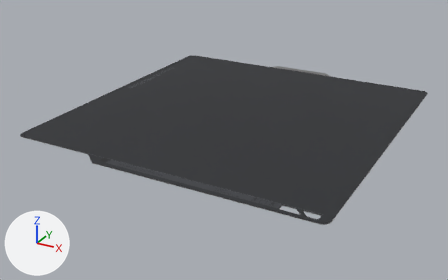
Renders of the glTF model packages/plugins/bambu/src/assets/x1c-high-temperature.glb from each side of a commit.
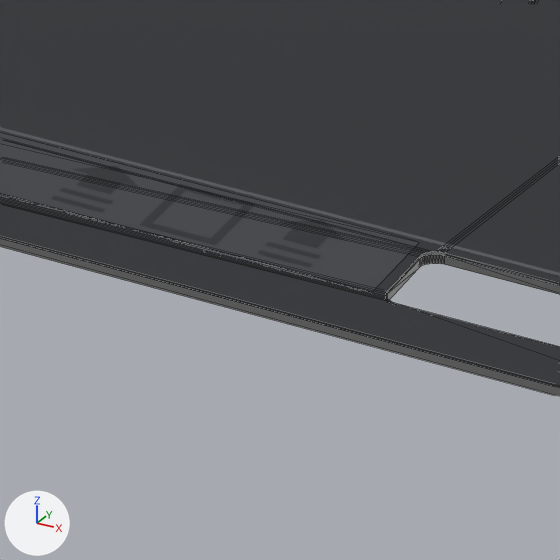
The first picture shows the older version from a 50 mm lens placed at (0.353, -0.311, 0.19), pointed at (0.12, 0.112, -0.022). The close-ups show the older and then the newer version on the part from 55% to 66% of the width and 66% to 83% of the height of that picture. Only the edits that show in the close-ups are written down. The lights are fixed; the arrows at lower left show +X, +Y and +Z. The close-ups show mesh edges as thin lines.

The first close-up shows 'marking-band', 'marking-ink', 'marking-text', 'steel', 'surface'.
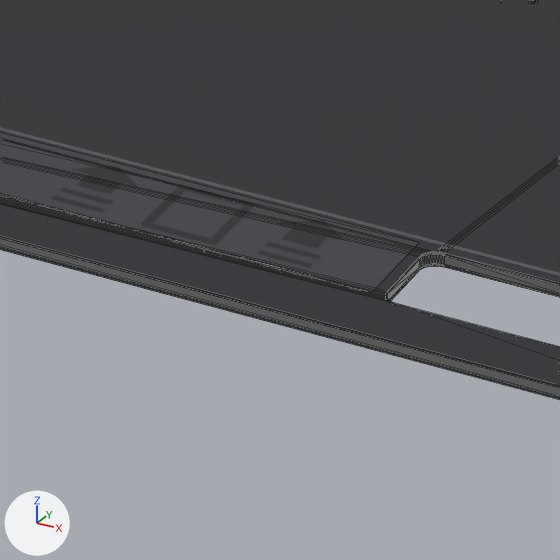
The change in detail:
Mesh me_underside is new.
It has 264 vertices, 532 faces and spans x -0.001..0.257, y -0.01..0.257, z -0.001.
It uses material mat_material_1 (black #282a2e).
Object 'underside' (ob_underside) is new; it shows me_underside.
Its location is (0.0, 0.0, 0.0).

Location of each change, (x1, y1, x2, y2) in pixels of the close-ups (560 x 560 px):
'underside', added
    after: (0, 247, 560, 400)
